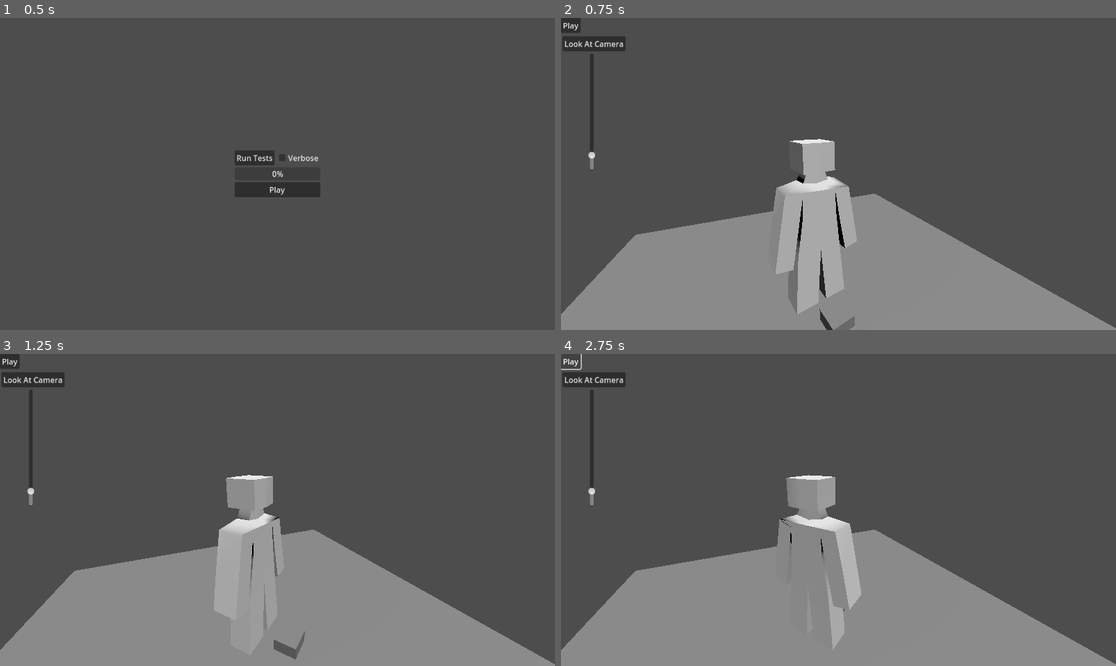
Above: before the commit, frames 1-4 (two rows, left to right).
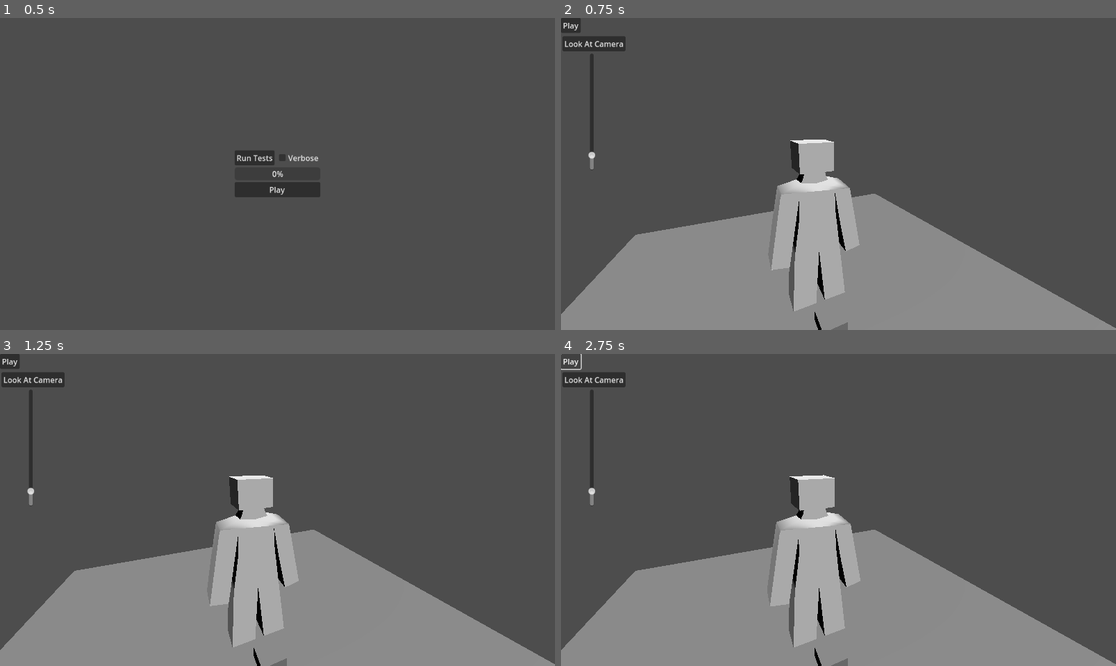
Above: after the commit, the same moments.

Repository: Kibibibit/tomotown
Game: Godot game, scene res://scenes/loading_screen/loading_screen.tscn
The game is run twice, just before and just after one commit, with the same random seed, the same clock (stepped at 60 frames per second) and the same inputs.
Inputs:
- Up to frame 1 (0.5 s): no input
- Up to frame 2 (0.75 s): click "Play" at 0.5 s
- Up to frame 3 (1.25 s): no input
- Up to frame 4 (2.75 s): click "Play" at 1.25 s; click "Play" at 2 s

Frame 1 is identical in both runs. In frame 2, 1.4% of the frame differs, in the area x 37-54%, y 38-100%; in frame 3, 2.5%; in frame 4, 4.9%, in the area x 37-55%, y 38-100%.

Commit message:
Added creature state

Diff:
--- a/scenes/islander_room/islander_room.gd
+++ b/scenes/islander_room/islander_room.gd
@@ -22,7 +22,6 @@
 
 func _process(_delta: float) -> void:
 	islander.eye_height = eye_height.value
-	islander.rotate_y(_delta)
 
 func _play() -> void:
 	islander.say("The quick brown fox jumps over the lazy dog")
--- /dev/null
+++ b/scripts/data_structures/creature_state.gd
@@ -0,0 +1,7 @@
+extends RefCounted
+class_name CreatureState
+
+var level: int = 1
+var happiness: float = 0.0
+
+var hunger: float = 1.0
